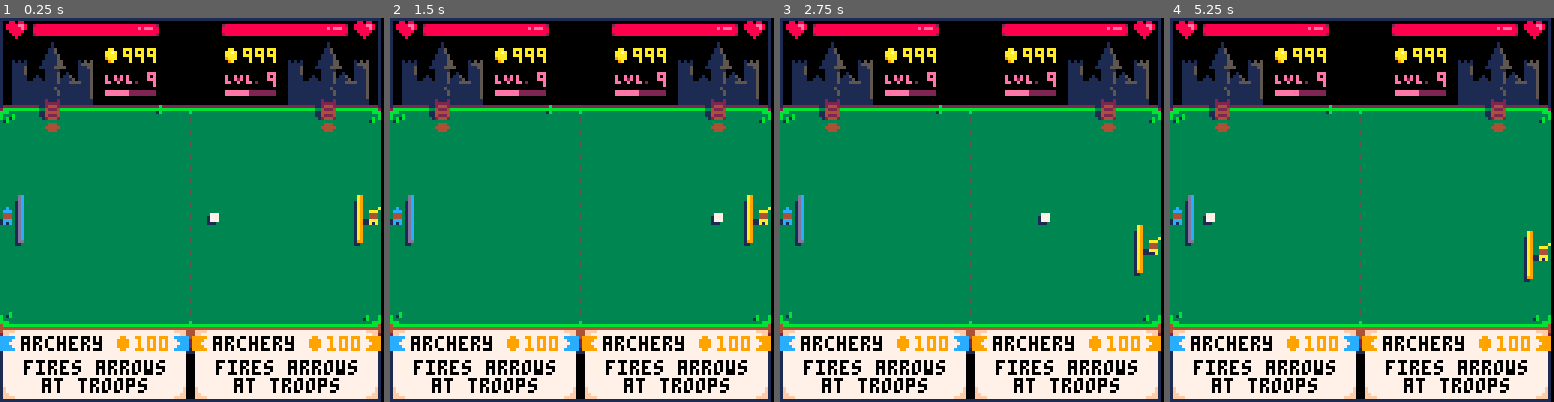
Above: before the commit, frames 1-4 (left to right).
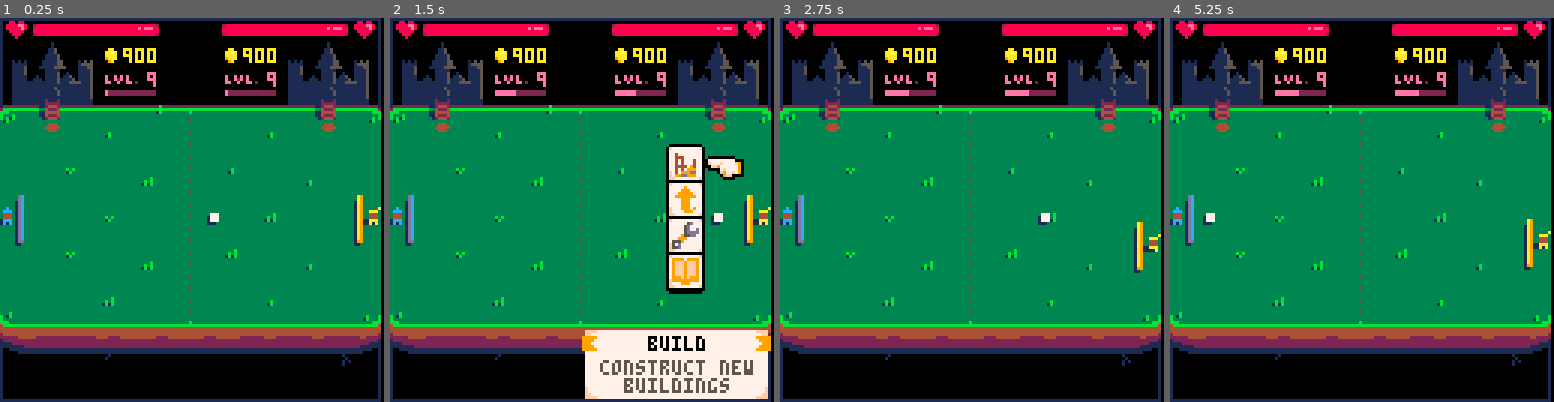
Above: after the commit, the same moments.

Repository: aylanonsense/arpongi
Game: PICO-8 cartridge cart.p8
Two runs of this game, one before a commit and one after it. Both use one fixed random seed, a clock stepped at 60 frames per second and the inputs below.
Inputs:
- Up to frame 1 (0.25 s): no input
- Up to frame 2 (1.5 s): tap O (Z key) at 0.33, 0.7, 1.43 s; tap X (X key) at 1.07 s
- Up to frame 3 (2.75 s): hold Left 1.97-2.37 s; tap X (X key) at 2.07, 2.4, 2.73 s; tap O (Z key) at 2.22 s; hold Down from 2.42 s (still down)
- Up to frame 4 (5.25 s): release Down at 2.82 s; hold Right 2.87-3.53 s; tap X (X key) every 0.33 s from 3.07 to 5.07 s; tap O (Z key) at 3.1, 3.98, 4.87 s; hold Up 3.58-4.08 s; hold Right 4.13-4.53 s; hold Down 4.58-5.08 s; hold Left from 5.13 s (still down)

The runs differ from the first frame. In frame 1, 16% of the frame differs, in the area x 0-100%, y 9-100%; in frame 2, 15%; in frame 3, 16%; in frame 4, 16%.

Commit message:
Menu for building and upgrading

Diff:
--- a/cart.p8
+++ b/cart.p8
@@ -1,6 +1,19 @@
 pico-8 cartridge // http://www.pico-8.com
 version 16
 __lua__
+
+--[[
+render layers:
+	1:	far background
+	2:	background ui elements
+	3:	tufts of grass
+	4:	troops
+	5:	game entities
+	6:	effects
+	7:	menus
+	9:	in-game ui
+	10:	ui
+]]
 
 -- useful no-op function
 function noop() end
@@ -12,6 +25,7 @@
 local level_left=0
 local level_right=127
 local bg_color=0
+local building_costs={100,150,200}
 
 -- input vars
 local buttons
@@ -25,23 +39,133 @@
 	leader={
 		width=2,
 		height=15,
+		-- has_menu_open=false,
 		init=function(self)
 			local left=self.is_on_left_side
 			local props={leader=self}
 			-- create ui elements
 			self.text_box=spawn_entity("text_box",ternary(left,0,64),104,props)
-			self.text_box:show("archery",{"fires arrows","at troops"},100)
 			self.health=spawn_entity("health_counter",ternary(left,1,74),2,props)
 			self.gold=spawn_entity("gold_counter",ternary(left,41,81),10,props)
 			self.xp=spawn_entity("xp_counter",ternary(left,35,75),18,props)
+			self.real_estate=spawn_entity("real_estate",ternary(left,36,90),39,props)
+			-- create menus
+			local menu_x=ternary(left,28,98)
+			self.main_menu=spawn_entity("menu",menu_x,66,{
+				leader=self,
+				items={
+					{sprite=6,title="build",description={"construct new","buildings"}},
+					{sprite=7,title="upgrade",description={"improve your","buildings"}},
+					{sprite=8,title="repair",description={"recover damage","to buildings"}},
+					{sprite=9,title="magic",description={"cast great","spells"}}
+				},
+				on_select=function(self,item)
+					local location_menu=self.leader.location_menu
+					-- construct a new building
+					if item.title=="build" then
+						self:hide()
+						self.leader.build_menu:show()
+					-- upgrade or repair a building
+					else
+						location_menu.action=item.title
+						if location_menu:show() then
+							self:hide()
+						end
+					end
+				end
+			})
+			local build_cost=building_costs[1]
+			self.build_menu=spawn_entity("menu",menu_x,66,{
+				leader=self,
+				items={
+					{sprite=1,title="keep",description={"spawns troops"},gold=build_cost},
+					{sprite=2,title="farm",description={"generates","gold"},gold=build_cost},
+					{sprite=3,title="inn",description={"grants bonus","experience"},gold=build_cost},
+					{sprite=4,title="archer",description={"fires arrows","at troops"},gold=build_cost},
+					{sprite=5,title="church",description={"heals lost","hit points"},gold=build_cost}
+				},
+				on_select=function(self,item)
+					local leader=self.leader
+					-- choose the location to build the building
+					if leader.gold.amount>=item.gold then
+						local location_menu=leader.location_menu
+						location_menu.action="build"
+						location_menu.prev_item=item
+						if location_menu:show() then
+							self:hide()
+						end
+					-- not enough gold to build
+					else
+						leader.text_box:warn_gold()
+					end
+				end
+			})
+			self.location_menu=spawn_entity("location_menu",menu_x,66,{
+				leader=self,
+				on_select=function(self,plot)
+					local leader=self.leader
+					local building=plot.building
+					local gold=leader.gold.amount
+					if self.action=="build" then
+						local cost=building_costs[1]
+						if gold>=cost then
+							-- deduct the building cost
+							leader.gold:decrease(cost)
+							-- destroy any existing building in the plot
+							if building then
+								building:die()
+							end
+							-- create the new building
+							plot.building=spawn_entity(self.prev_item.title,plot.x-3,plot.y-5,{
+								leader=leader,
+								plot=plot
+							})
+							-- close the menu
+							self:hide()
+							leader.text_box:hide()
+							leader.has_menu_open=false
+						-- not enough gold to build
+						else
+							leader.text_box:warn_gold()
+						end
+					elseif self.action=="upgrade" then
+						if building and building.upgrades<2 then
+							local cost=building_costs[building.upgrades+2]
+							if gold>=cost then
+								-- deduct the upgrade cost
+								leader.gold:decrease(cost)
+								building.upgrades+=1
+								-- close the menu
+								self:hide()
+								leader.text_box:hide()
+								leader.has_menu_open=false
+							-- not enough gold to build
+							else
+								leader.text_box:warn_gold()
+							end
+						end
+					-- elseif self.action=="repair" then
+					-- 	if plot.building then
+					-- 	end
+					end
+				end
+			})
 		end,
 		update=function(self)
-			-- waddle up and down
-			self.move_y=ternary(buttons[self.player_num][3],1,0)-ternary(buttons[self.player_num][2],1,0)
-			self.vy=self.move_y
-			self:apply_velocity()
-			-- keep in bounds
-			self.y=mid(level_top-self.height/2+1,self.y,level_bottom-self.height/2-2)
+			-- open the main menu
+			if not self.has_menu_open and btnp2(4,self.player_num,true) then
+				self.has_menu_open,self.move_y,self.vy=true,0,0
+				self.main_menu:show()
+			end
+			-- player is paused while a menu is open
+			if not self.has_menu_open then
+				-- waddle up and down
+				self.move_y=ternary(btn2(3,self.player_num),1,0)-ternary(btn2(2,self.player_num),1,0)
+				self.vy=self.move_y
+				self:apply_velocity()
+				-- keep in bounds
+				self.y=mid(level_top-self.height/2+1,self.y,level_bottom-self.height/2-2)
+			end
 		end,
 		draw=function(self,x,y)
 			-- apply the leaders' colors
@@ -58,7 +182,7 @@
 				palt(ternary(self.frames_alive%10<5,12,8),true)
 			end
 			-- draw the leader
-			sspr2(16+4*self.sprite_num,43,4,6,x+ternary(self.is_facing_left,4,-6),self:center_y()-4,self.is_facing_left)
+			sspr2(16+4*self.sprite,43,4,6,x+ternary(self.is_facing_left,4,-6),self:center_y()-4,self.is_facing_left)
 		end,
 		draw_shadow=function(self,x,y)
 			rectfill2(self.x-1,self.y+2,self.width,self.height,1)
@@ -75,18 +199,64 @@
 	},
 	witch={
 		extends="leader",
-		sprite_num=1,
+		sprite=1,
 		colors={5,13,12,12,12,7,4} -- shadow / four midtones / highlight / skin
 	},
 	thief={
 		extends="leader",
-		sprite_num=2,
+		sprite=2,
 		colors={4,9,9,10,10,15,4} -- shadow / four midtones / highlight / skin
 	},
 	knight={
 		extends="leader",
-		sprite_num=3,
+		sprite=3,
 		colors={2,8,8,8,14,14,15} -- shadow / four midtones / highlight / skin
+	},
+	-- buildings
+	building={
+		width=7,
+		height=7,
+		upgrades=0,
+		shadow_y_offset=3,
+		draw=function(self,x,y)
+			local colors=self.leader.colors
+			pal(3,colors[2])
+			pal(11,colors[4])
+			pal(14,colors[5])
+			sspr2(95+8*self.upgrades,16*self.sprite-16,8,16,x,y-7)
+		end,
+		draw_shadow=function(self,x,y)
+			sspr2(84,12*self.sprite+4*self.upgrades-12,11,4,x-9,y+self.shadow_y_offset)
+		end,
+		on_death=function(self)
+			self.plot.building=nil
+		end
+	},
+	keep={
+		extends="building",
+		sprite=1,
+		upgrade_descriptions={{"spawns 3","troops"},{"spawns 7","troops"}}
+	},
+	farm={
+		extends="building",
+		shadow_y_offset=1,
+		sprite=2,
+		upgrade_descriptions={{"generates","50 gold"},{"generates","75 gold"}}
+	},
+	inn={
+		extends="building",
+		sprite=3,
+		upgrade_descriptions={{"grants 30","experience"},{"grants 50","experience"}}
+	},
+	archer={
+		extends="building",
+		sprite=4,
+		upgrade_descriptions={{"wider range"},{"max range"}}
+	},
+	church={
+		extends="building",
+		sprite=5,
+		upgrade_descriptions={{"heals 3","hit points"},{"heals 5","hit points"}}
 	},
 	-- game entities
 	ball={
@@ -141,13 +311,234 @@
 		end
 	},
 	-- ui entities
-	counter={},
+	menu={
+		render_layer=7,
+		-- is_visible=false,
+		-- highlighted_index=1,
+		update=function(self)
+			if self.is_visible then
+				local player_num=self.leader.player_num
+				-- navigate up through the menu items
+				if btnp2(2,player_num,true) then
+					self:highlight_prev_valid(self.highlighted_index)
+				end
+				-- navigate down through the menu items
+				if btnp2(3,player_num,true) then
+					self:highlight_next_valid(self.highlighted_index)
+				end
+				-- close the menu
+				if btnp2(5,player_num,true) then
+					self:hide()
+					self.leader.text_box:hide()
+					self.leader.has_menu_open=false
+				-- select the highlighted menu item
+				elseif btnp2(4,player_num,true) then
+					self:on_select(self:get_highlighted_item())
+				end
+			end
+		end,
+		draw=function(self,x,y)
+			if self.is_visible then
+				local is_facing_left=self.leader.is_facing_left
+				local colors=self.leader.colors
+				-- draw each menu item
+				local menu_y=y-6*#self.items
+				local i
+				for i=1,#self.items do
+					local item_x,item_y=x-7,menu_y+12*i-13
+					-- draw the frame
+					pal(1,0)
+					sspr2(5,41,15,16,item_x,item_y)
+					-- apply the leader's colors
+					pal()
+					pal(3,colors[2])
+					pal(12,colors[3])
+					pal(11,colors[4])
+					pal(14,colors[5])
+					-- draw the icon
+					sspr2(119,9*self.items[i].sprite-9,9,9,item_x+3,item_y+3)
+				end
+				-- draw the hand
+				pal(1,0)
+				pal(11,colors[3])
+				sspr2(5,57,13,8,x+ternary(is_facing_left,7,-19),menu_y+12*self.highlighted_index-8,is_facing_left)
+			end
+		end,
+		show=function(self)
+			self.is_visible=true
+			self:highlight(1)
+		end,
+		hide=function(self)
+			self.is_visible=false
+		end,
+		highlight_prev_valid=function(self,start_index)
+			-- iterate backwards until we find a valid item
+			local i
+			for i=1,self:num_items() do
+				local index=start_index-i
+				if index<1 then
+					index+=self:num_items()
+				end
+				if self:is_valid_index(index) then
+					self:highlight(index)
+					return true
+				end
+			end
+		end,
+		highlight_next_valid=function(self,start_index)
+			-- iterate fowards until we find a valid item
+			local i
+			for i=1,self:num_items() do
+				local index=start_index+i
+				if index>self:num_items() then
+					index-=self:num_items()
+				end
+				if self:is_valid_index(index) then
+					self:highlight(index)
+					return true
+				end
+			end
+		end,
+		highlight=function(self,index)
+			self.highlighted_index=index
+			-- show a description of the item in the text box
+			local item=self:get_highlighted_item()
+			local text_box=self.leader.text_box
+			text_box:show(item.title,item.description,item.gold)
+		end,
+		get_item=function(self,index)
+			return self.items[index]
+		end,
+		get_highlighted_item=function(self)
+			return self:get_item(self.highlighted_index)
+		end,
+		is_valid_index=function(self,index)
+			return true
+		end,
+		num_items=function(self)
+			return #self.items
+		end,
+		on_select=noop
+	},
+	location_menu={
+		extends="menu",
+		--is_visible=false,
+		-- highlighted_index=1,
+		draw=function(self,x,y)
+			if self.is_visible then
+				local is_facing_left=self.leader.is_facing_left
+				local plot=self:get_highlighted_item()
+				-- draw the hand
+				pal(1,0)
+				pal(11,self.leader.colors[3])
+				sspr2(5,57,13,8,plot.x+ternary(is_facing_left,5,-17),plot.y-4,is_facing_left)
+			end
+		end,
+		show=function(self)
+			-- find closest valid index, return true if there's a valid index
+			local index=mid(1,flr(self.leader.y/10-1.3),self:num_items())
+			if self:is_valid_index(index) then
+				self:highlight(index)
+				self.is_visible=true
+				return true
+			elseif self:highlight_next_valid(index) then
+				self.is_visible=true
+				return true
+			end
+		end,
+		hide=function(self)
+			self.is_visible=false
+		end,
+		highlight=function(self,index)
+			self.highlighted_index=index
+			local plot=self:get_highlighted_item()
+			local building=plot.building
+			if building then
+				-- show upgrade text
+				if self.action=="upgrade" then
+					local cost=building_costs[building.upgrades+2]
+					self.leader.text_box:show("upgrade",building.upgrade_descriptions[building.upgrades+1],cost)
+				end
+				-- show repair text
+				if self.action=="repair" then
+					self.leader.text_box:show("repair",{"120 / 150","hit points"},30)
+				end
+			end
+		end,
+		num_items=function(self)
+			return 7
+		end,
+		get_item=function(self,index)
+			return self.leader.real_estate.plots[index]
+		end,
+		is_valid_index=function(self,index)
+			local building=self:get_item(index).building
+			return self.action=="build" or (building and (self.action!="upgrade" or building.upgrades<2))
+		end
+	},
+	real_estate={
+		render_layer=3,
+		init=function(self)
+			-- create plots
+			local x,y=self.x,self.y
+			self.plots={}
+			local i
+			for i=0,6 do
+				add(self.plots,{
+					x=x,
+					y=y,
+					tuft=rnd_int(1,3)
+				})
+				x-=({13,-26,13})[i%3+1]
+				y+=({12,4,12})[i%3+1]
+			end
+		end,
+		draw=function(self)
+			-- draw tufts of grass
+			local plot
+			for plot in all(self.plots) do
+				if not plot.building then
+					sspr2(1+4*plot.tuft,38,4,3,plot.x-2,plot.y-2)
+				end
+			end
+		end
+	},
+	counter={
+		render_layer=2,
+		min_tick=1,
+		max_tick=1,
+		-- last_change=nil,
+		frames_since_change=9999,
+		update=function(self)
+			increment_counter_prop(self,"frames_since_change")
+			local change=rnd_int(self.min_tick,self.max_tick)
+			if self.delayed_amount<self.amount then
+				self.delayed_amount=min(self.amount,self.delayed_amount+change)
+			elseif self.delayed_amount>self.amount then
+				self.delayed_amount=max(self.amount,self.delayed_amount-change)
+			end
+		end,
+		increase=function(self,amount)
+			self.amount=max(0,self.amount+amount)
+			if self.max_amount and self.amount>self.max_amount then
+				self.amount=self.max_amount
+			end
+			self.last_change=ternary(self.amount>0,"increase","decrease")
+			self.frames_since_change=0
+			self:on_change(amount)
+		end,
+		decrease=function(self,amount)
+			self:increase(-amount)
+		end,
+		on_change=noop
+	},
 	health_counter={
 		extends="counter",
 		amount=42,
+		delayed_amount=42,
 		max_amount=42,
 		draw=function(self,x,y)
-			local amount,left=self.amount,self.leader.is_on_left_side
+			local amount,left=self.delayed_amount,self.leader.is_on_left_side
 			-- draw heart
 			spr2(0,x+ternary(left,0,43),y-3)
 			-- draw purple bar
@@ -163,26 +554,37 @@
 			end
 			-- round off the bar
 			-- todo: cut tokens here if necessary (just do bg_color)
-			pset2(bar_left,y,ternary(self.amount>ternary(left,1,41),2,bg_color))
+			pset2(bar_left,y,ternary(amount>ternary(left,1,41),2,bg_color))
 			pset2(bar_left,y+3)
-			pset2(bar_left+41,y,ternary(self.amount>ternary(left,41,1),2,bg_color))
+			pset2(bar_left+41,y,ternary(amount>ternary(left,41,1),2,bg_color))
 			pset2(bar_left+41,y+3)
 		end
 	},
 	gold_counter={
 		extends="counter",
-		amount=999,
+		amount=900,
+		delayed_amount=900,
+		min_tick=7,
+		max_tick=12,
 		max_amount=999,
 		draw=function(self,x,y)
 			-- draw coin
 			spr2(1,x-10,y-2)
 			-- draw gold amount
-			print2(self.amount,x,y,10)
+			if self.delayed_amount>self.amount then
+				color(8)
+			elseif self.delayed_amount<self.amount then
+				color(7)
+			else
+				color(10)
+			end
+			print2(self.delayed_amount,x,y)
 		end
 	},
 	xp_counter={
 		extends="counter",
 		amount=50,
+		delayed_amount=0,
 		max_amount=100,
 		level=9,
 		draw=function(self,x,y)
@@ -192,20 +594,24 @@
 			-- draw xp bar
 			rectfill2(x,y+6,17,2,2)
 			-- draw xp fill
-			if self.amount>0 then
-				rectfill2(x,y+6,max(1,flr(17*self.amount/self.max_amount)),2,14)
+			if self.delayed_amount>0 then
+				rectfill2(x,y+6,max(1,flr(17*self.delayed_amount/self.max_amount)),2,14)
 			end
 		end
 	},
 	mana_counter={
 		extends="counter"
 	},
-	menu={},
 	text_box={
+		render_layer=9,
 		-- is_visible=false,
 		-- title=nil,
 		-- description=nil,
 		-- gold=nil,
+		gold_warning_frames=0,
+		update=function(self)
+			decrement_counter_prop(self,"gold_warning_frames")
+		end,
 		draw=function(self,x,y)
 			if self.is_visible then
 				-- draw pane
@@ -213,37 +619,47 @@
 				rectfill2(x+5,y,53,23,7)
 				sspr2(0,40,5,23,x,y)
 				sspr2(0,40,5,23,x+58,y,true)
+				pal()
 				-- draw title and gold cost
 				if self.gold then
 					print2(self.title,x+7,y+2,0)
+					if self.gold_warning_frames%8>4 then
+						pal(9,8)
+					end
 					spr(2,x+35,y)
 					print2(self.gold,x+45,y+2,9)
 				-- draw title centered
 				else
 					print2_center(self.title,x+32,y+2,0)
 				end
-				-- draw two-line description
 				local description=self.description
-				if #description>1 then
-					print2_center(description[1],x+32,y+10,0)
-					print2_center(description[2],x+32,y+16)
-				-- draw one-line description
-				else
-					print2_center(description[1],x+32,y+12,0)
+				if description then
+					-- draw two-line description
+					if #description>1 then
+						print2_center(description[1],x+32,y+10,5)
+						print2_center(description[2],x+32,y+16)
+					-- draw one-line description
+					else
+						print2_center(description[1],x+32,y+12,5)
+					end
 				end
 			end
 		end,
 		show=function(self,title,description,gold)
-			self.is_visible=true
+			self.is_visible,self.gold_warning_frames=true,0
 			self.title,self.description,self.gold=title,description,gold
 		end,
 		hide=function(self)
-			self.is_visible=false
+			self.is_visible,self.gold_warning_frames=false,0
+		end,
+		warn_gold=function(self)
+			self.gold_warning_frames=32
 		end
 	},
 	level_up_notification={},
 	-- background entities
 	castle={
+		render_layer=1,
 		draw=function(self,x,y)
 			sspr2(0,98,27,30,x,y)
 		end
@@ -419,6 +835,19 @@
 	return entity
 end
 
+function btn2(button_num,player_num)
+	return buttons[player_num][button_num]
+end
+
+function btnp2(button_num,player_num,consume_press)
+	if button_presses[player_num][button_num] then
+		if consume_press then
+			button_presses[player_num][button_num]=false
+		end
+		return true
+	end
+end
+
 -- bubble sorts a list
 function sort_list(list,func)
 	local i
Not shown, changed: 81 lines of the sprite sheet (__gfx__) section of cart.p8
